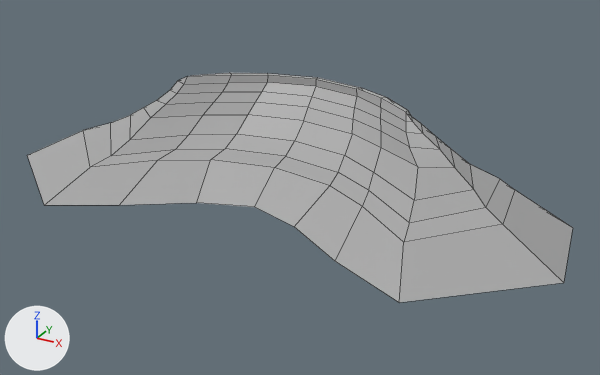
An edit to the FBX model Assets/Models/HalfpipeNewHi.fbx, drawn before and after from the same camera.
Camera for both pictures: a camera (50 mm lens) standing at (0.15, -0.247, 0.119) and looking at (0.007, 0.013, -0.011). Lighting does not change. The marker at lower left points along +X, +Y and +Z. Mesh edges are drawn as thin lines. Where no turn or scale is listed for an object, it has been applied to the vertices.

In view in the first picture: 'Halfpipe_Lo'.
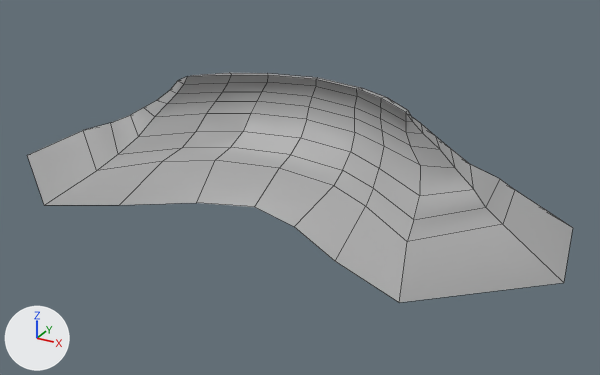
Commit message: Added Halfpipe

The change, as JSON lines over the scene's bpy script:
```json
{"block": "me_mesh", "where": "me_mesh.from_pydata(...)  # 142 vertices, 134 faces; spans x -0.111..0.113, y -0.046..0.082, z -0.027..0.012"}
{"block": "me_mesh", "where": "# used by ob_halfpipe_lo; location = (0.0, 0.0, 0.0136)"}
{"block": "me_mesh", "change": "me_mesh part 1: the 1 vertex in x -0.062, y -0.028, z -0.015 is moved by (0.0, 0.003, -0.003)"}
{"block": "me_mesh", "change": "me_mesh part 2: all 6 vertices in x -0.044..0.066, y -0.028..0.006, z -0.015 are moved by (0.0, 0.003, -0.001)"}
{"block": "me_mesh", "change": "me_mesh part 3: all 7 vertices in x -0.055..0.059, y 0.002..0.029, z -0.003..-0.001 are moved by (0.0, 0.003, 0.0)"}
{"block": "me_mesh", "change": "me_mesh part 4: all 7 vertices in x -0.057..0.062, y -0.009..0.021, z -0.009 are moved by (0.0, 0.005, 0.0)"}
{"block": "me_mesh", "change": "me_mesh part 5: edges marked sharp go from 255 to 94"}
```

Pixel boxes [x1, y1, x2, y2] of what changed, in the pictures (600 x 375 px; the box of a moved part takes in the faces that stretch with it):
```json
{"part": 1, "of": "me_mesh", "change": "moved or reshaped", "before": [27, 123, 175, 205], "after": [27, 123, 181, 205]}
{"part": 2, "of": "me_mesh", "change": "moved or reshaped", "before": [120, 149, 564, 302], "after": [120, 147, 564, 302]}
{"part": 3, "of": "me_mesh", "change": "moved or reshaped", "before": [144, 101, 454, 167], "after": [144, 101, 454, 167]}
{"part": 4, "of": "me_mesh", "change": "moved or reshaped", "before": [111, 108, 485, 222], "after": [111, 108, 485, 220]}
{"part": 5, "of": "me_mesh", "change": "shading changed", "before": [170, 73, 573, 282], "after": [170, 73, 573, 282]}
```
